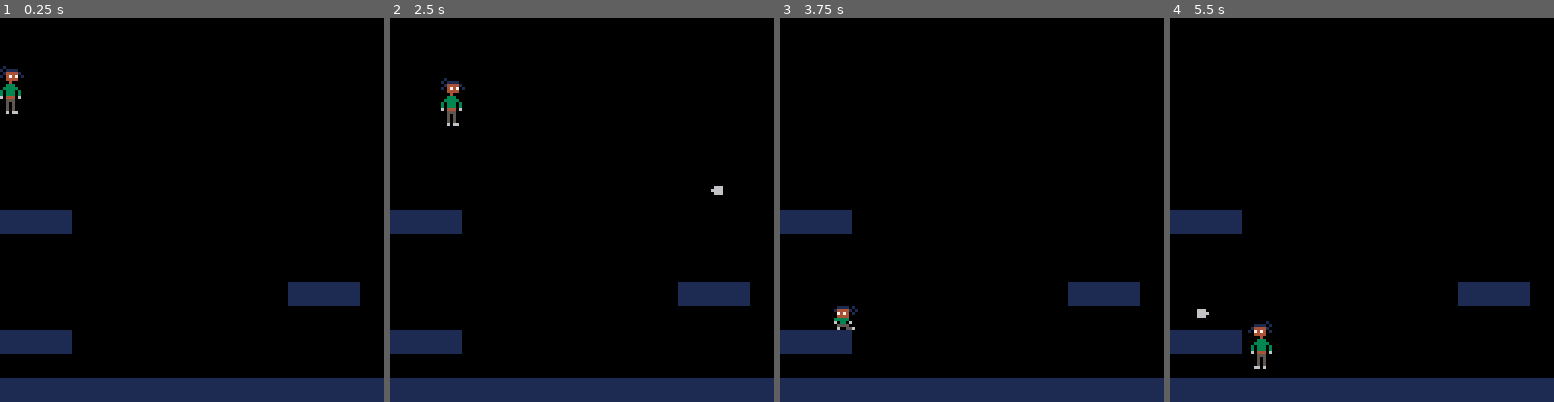
Above: before the commit, frames 1-4 (left to right).
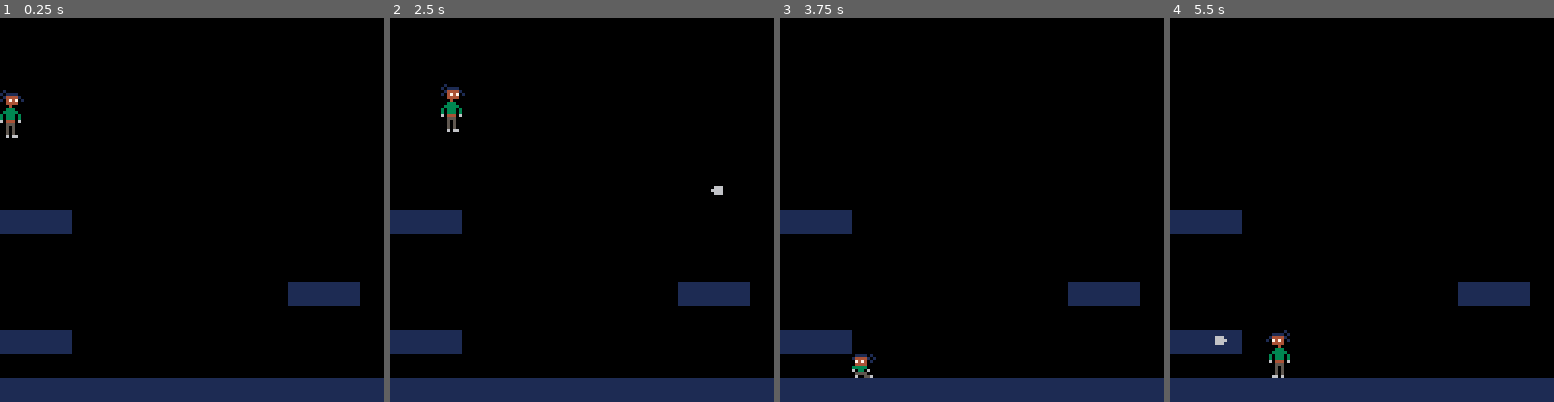
Above: after the commit, the same moments.

Repository: xMunchy/Mirror_Image
Game: PICO-8 cartridge prog.p8
Two runs of this game, one before a commit and one after it. Both use one fixed random seed, a clock stepped at 60 frames per second and the inputs below.
Inputs:
- Up to frame 1 (0.25 s): no input
- Up to frame 2 (2.5 s): tap O (Z key) at 0.7, 1.7, 2.1 s; hold Right 1.6-2.1 s; hold Up 2.15-2.42 s; hold Right from 2.47 s (still down)
- Up to frame 3 (3.75 s): tap O (Z key) every 0.4 s from 2.5 to 3.7 s; release Right at 3.03 s; hold Left 3.08-3.58 s; hold Down from 3.63 s (still down)
- Up to frame 4 (5.5 s): release Down at 3.97 s; hold Right 4.02-4.68 s; tap O (Z key) every 0.4 s from 4.1 to 5.3 s; hold Up 4.73-5.03 s; hold Left from 5.08 s (still down)

The runs differ from the first frame. In frame 1, 0.6% of the frame differs, in the area x 0-7%, y 12-32%; in frame 2, 0.4%; in frame 3, 0.5%; in frame 4, 0.8%, in the area x 7-32%, y 75-94%.

Commit message:
Fix collision bug, fall faster

Diff:
--- a/prog.p8
+++ b/prog.p8
@@ -221,11 +221,13 @@
  local y = player.y+player.s_h*8
  local x1 = player.x
  local x2 = player.x+player.s_w*8-1
- if v_collide(x1,x2,y,0)
- then
+ if v_collide(x1,x2,y,0) then
   player.njump = 0
+  if v_collide(x1,x2,y-1,0) then
+   player.y -= 1
+  end
  else
-  if(not player.is_jumping) player.y += 1
+  if(not player.is_jumping) player.y += 1.5
  end
 end
 
@@ -290,8 +292,7 @@
  local y2 = player.y+player.s_h*8
  -- walk
  if btn(0) and not
-    h_collide(x1-1,y1,y2-1,0)
-    then
+    h_collide(x1-1,y1,y2-1,0) then
   player.x -= player.speed*dt
   player.flipped = true
  end
@@ -300,6 +301,14 @@
     then
   player.x += player.speed*dt
   player.flipped = false
+ end
+ --walk into wall correction
+ if btn(0) or btn(1) then
+  if h_collide(x1,y1,y2-1,0) then
+   player.x += 1
+  elseif h_collide(x2-1,y1,y2-1,0) then
+   player.x -= 1
+  end
  end
  -- jump
  if btnp(2) and can_jump() then
